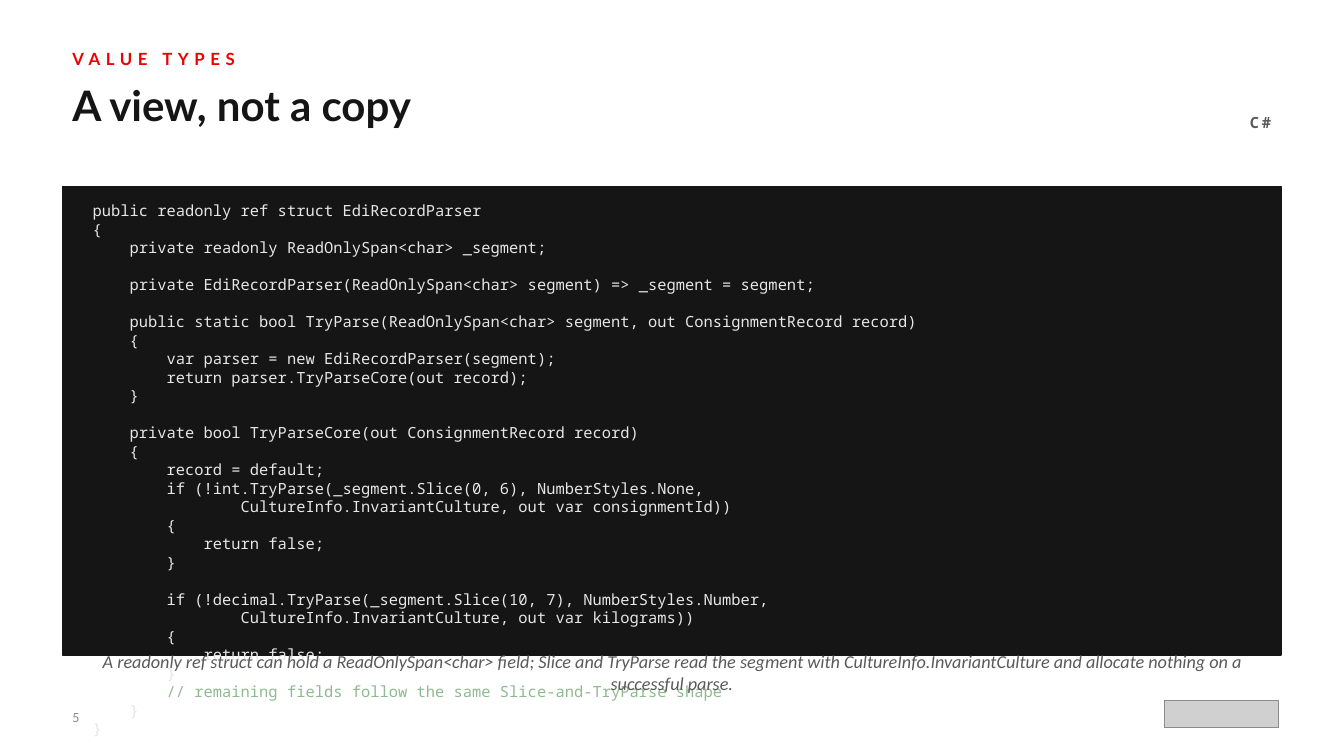
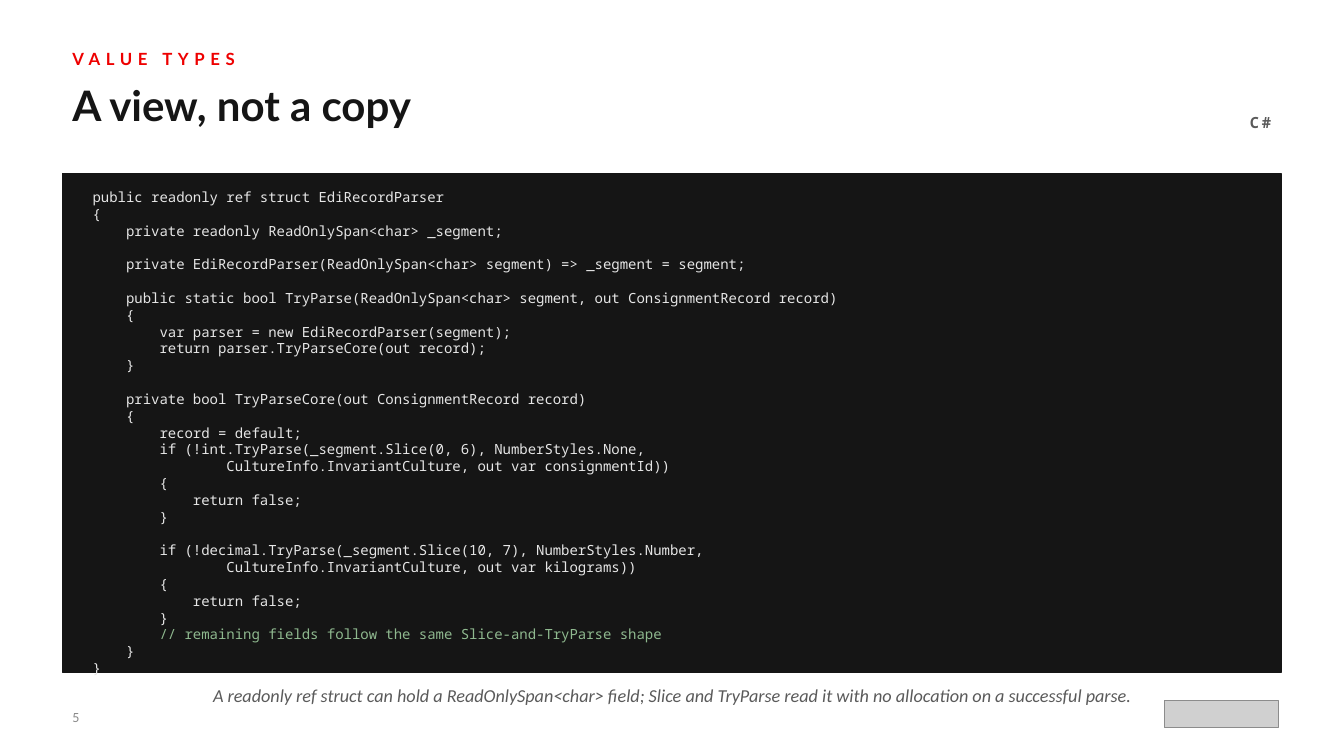
Before and after one commit to patterncatalyst/csharp-design-patterns, a slide deck: slide 5 of presentation/csharp-design-patterns-201-idiomatic-csharp.pptx. Drawn at 1344x756 pixels with LibreOffice and Linux fonts; fonts in the diff are those of the drawing; grey boxes stand for pictures. Boxes give left, top, right and bottom in pixels: in the first picture for what was removed or moved away, otherwise in the second. Text is boxed around its words. In the diff, an @@ line names an element or a change of style, - is before the commit and + after.

```diff
--- a/presentation/csharp-design-patterns-201-idiomatic-csharp.pptx
+++ b/presentation/csharp-design-patterns-201-idiomatic-csharp.pptx
@@ rectangle: place and size @@
-rectangle at bbox=[63, 187, 1281, 655]
+rectangle at bbox=[63, 173, 1281, 673]
@@ text "public readonly ref struct EdiRecordParser ...": place and size @@
-text "public readonly ref struct EdiRecordParser ..." at bbox=[93, 204, 917, 701]
+text "public readonly ref struct EdiRecordParser ..." at bbox=[93, 191, 838, 643]
@@ text "public readonly ref struct EdiRecordParser ..." at bbox=[93, 191, 838, 643]: size 11 to 10 pt @@
@@ text at bbox=[213, 689, 1131, 705]: text changed @@
-A readonly ref struct can hold a ReadOnlySpan<char> field; Slice and TryParse read the segment with CultureInfo.InvariantCulture and allocate nothing on a successful parse.
+A readonly ref struct can hold a ReadOnlySpan<char> field; Slice and TryParse read it with no allocation on a successful parse.
```
Also in this commit, not shown: 9 other slides changed, 1 other file.
